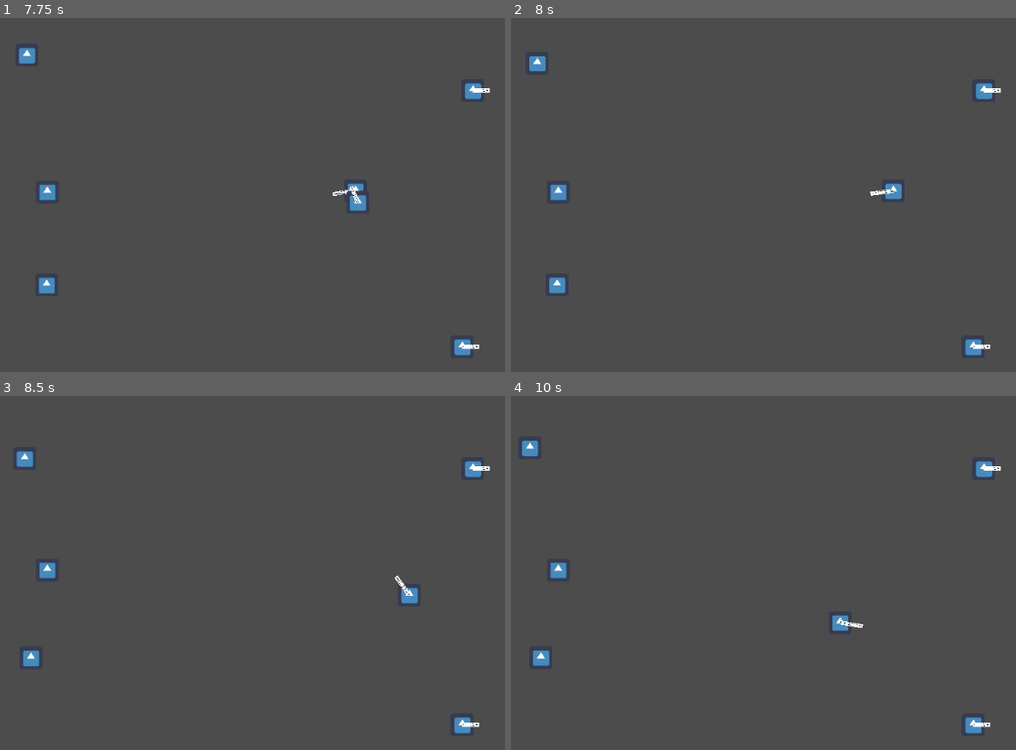
Above: before the commit, frames 1-4 (two rows, left to right).
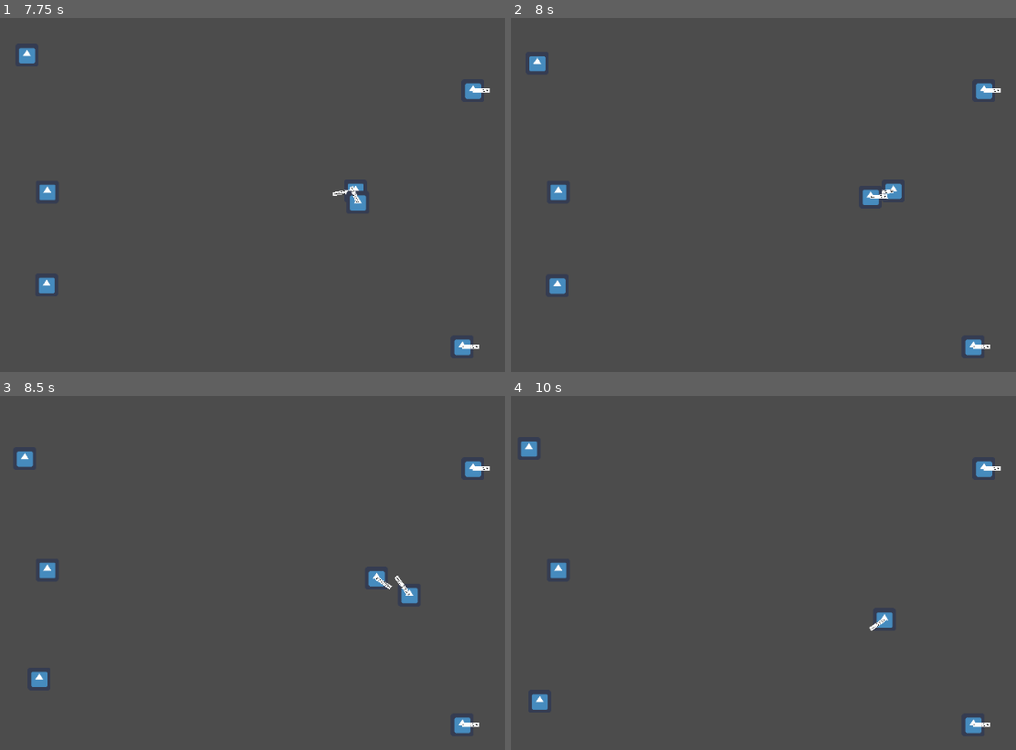
Above: after the commit, the same moments.

Repository: goodguyplayer/GameJam-GWJ54
Game: Godot game, scene res://world/test/EnemyPlayerTest.tscn
Same seed, same stepped clock (60 frames per second), same inputs: the game is played once before the commit and once after it. The project has no main scene, so this scene is started directly. The engine's default icon, where the game draws it, is replaced by a stand-in: a white triangle on a blue panel in a dark square.
Inputs (mouse positions are in pixels of both pictures, inside the frame that each line leads up to):
- Up to frame 1 (7.75 s): move the mouse to (419, 184) at 0.52 s; hold Right (ui_right) 0.53-1.28 s; move the mouse to (111, 226) at 1.27 s; hold Down (ui_down) 1.28-2.03 s; move the mouse to (333, 110) at 2.02 s; hold Right (ui_right) 2.03-2.78 s; move the mouse to (222, 290) at 2.77 s; hold Up (ui_up) 2.78-3.53 s; move the mouse to (479, 269) at 3.52 s; hold Left (ui_left) 3.53-5.03 s; move the mouse to (40, 141) at 4.27 s; move the mouse to (297, 205) at 5.02 s; hold Down (ui_down) 5.03-5.78 s; move the mouse to (151, 99) at 5.77 s; hold Right (ui_right) 5.78-6.53 s; move the mouse to (419, 184) at 6.52 s; hold Up (ui_up) 6.53-7.28 s; move the mouse to (111, 226) at 7.27 s; hold Right (ui_right) from 7.28 s (still down)
- Up to frame 2 (8 s): keep holding Right (ui_right)
- Up to frame 3 (8.5 s): move the mouse to (333, 488) at 8.02 s; release Right (ui_right) at 8.03 s; hold Down (ui_down) from 8.03 s (still down)
- Up to frame 4 (10 s): move the mouse to (733, 668) at 8.77 s; release Down (ui_down) at 8.78 s; hold Left (ui_left) 8.78-9.53 s; move the mouse to (990, 647) at 9.52 s; hold Up (ui_up) from 9.53 s (still down)

Frame 1 is identical in both runs. In frame 2, 0.2% of the frame differs, in the area x 7-75%, y 48-79%; in frame 3, 0.5%; in frame 4, 0.7%, in the area x 1-76%, y 12-89%.

Commit message:
Player & Enemy - Enemy can now only die if it's "Cursed" (Bool flag)

Diff:
--- a/enemy/scripts/EnemyMelee.gd
+++ b/enemy/scripts/EnemyMelee.gd
@@ -12,6 +12,7 @@
 var knockback = Vector2.ZERO
 var velocity = Vector2.ZERO
 var wander_target_range = 4
+var is_cursed = false
 
 
 onready var chase_trigger_box = $ChaseTriggerBox
@@ -85,16 +86,19 @@
 
 
 func _on_EnemyHurtbox_area_entered(area):
-	print(area.name)
 	if "Floor" in area.name:
 		enemy_entered_floor_hole()
 		Globalsignals.emit_signal("enemy_entered_hole")
-	match area.name:
-		"MeleeHitbox":
-			enemy_stats.health -= area.damage
-			print(enemy_stats.health)
-		"BulletHitbox":
-			enemy_stats.health -= area.damage
+	else:
+		match area.hitbox_name:
+			"Melee":
+				if is_cursed:
+					enemy_stats.health -= area.damage
+			"Bullet":
+				if is_cursed:
+					enemy_stats.health -= area.damage
+			"Curse":
+				is_cursed = true
 
 
 func _on_EnemyStats_no_health():
--- a/enemy/scripts/EnemyRanged.gd
+++ b/enemy/scripts/EnemyRanged.gd
@@ -13,6 +13,7 @@
 var velocity = Vector2.ZERO
 var wander_target_range = 4
 var can_attack = true
+var is_cursed = false
 
 var bullet = preload("res://projectiles/bullet/EnemyBullet.tscn")
 
@@ -95,16 +96,19 @@
 
 
 func _on_EnemyHurtbox_area_entered(area):
-	print(area.name)
 	if "Floor" in area.name:
 		enemy_entered_floor_hole()
 		Globalsignals.emit_signal("enemy_entered_hole")
-	match area.name:
-		"MeleeHitbox":
-			enemy_stats.health -= area.damage
-			print(enemy_stats.health)
-		"BulletHitbox":
-			enemy_stats.health -= area.damage
+	else:
+		match area.hitbox_name:
+			"Melee":
+				if is_cursed:
+					enemy_stats.health -= area.damage
+			"Bullet":
+				if is_cursed:
+					enemy_stats.health -= area.damage
+			"Curse":
+				is_cursed = true
 
 
 func _on_EnemyStats_no_health():
--- a/player/MeleeHitbox.gd
+++ b/player/MeleeHitbox.gd
@@ -1,6 +1,6 @@
 extends Area2D
 
-
+export var hitbox_name = "Melee"
 export var damage = 1
 export var knockback_vector = Vector2.ZERO
 
--- a/player/Player.gd
+++ b/player/Player.gd
@@ -26,7 +26,6 @@
 onready var animation_player = $AnimationPlayer
 onready var animation_tree = $AnimationTree
 onready var animation_state = animation_tree.get("parameters/playback")
-onready var weapon_pivot = $WeaponPivot
 onready var timer_can_fire = $TimerCanFire
 onready var timer_can_curse = $TimerCanCurse
 onready var player_stats = $PlayerStats
--- a/player/Player.tscn
+++ b/player/Player.tscn
@@ -62,30 +62,6 @@
 "transitions": PoolRealArray( 1 ),
 "update": 0,
 "values": [ Vector2( -22, -8 ) ]
-}
-tracks/4/type = "value"
-tracks/4/path = NodePath("WeaponPivot:position")
-tracks/4/interp = 1
-tracks/4/loop_wrap = true
-tracks/4/imported = false
-tracks/4/enabled = true
-tracks/4/keys = {
-"times": PoolRealArray( 0 ),
-"transitions": PoolRealArray( 1 ),
-"update": 0,
-"values": [ Vector2( -22, -8 ) ]
-}
-tracks/5/type = "value"
-tracks/5/path = NodePath("CursePivot:position")
-tracks/5/interp = 1
-tracks/5/loop_wrap = true
-tracks/5/imported = false
-tracks/5/enabled = true
-tracks/5/keys = {
-"times": PoolRealArray( 0 ),
-"transitions": PoolRealArray( 1 ),
-"update": 0,
-"values": [ Vector2( 0, 24 ) ]
 }
 
 [sub_resource type="Animation" id=44]
@@ -750,6 +726,17 @@
 parameters/Move/blend_position = Vector2( 0, 0 )
 parameters/Weapon/blend_position = Vector2( 0, 0 )
 
+[node name="RangedCursedAssistant" parent="." instance=ExtResource( 7 )]
+position = Vector2( 0, -8 )
+script = ExtResource( 8 )
+
+[node name="Sprite" parent="RangedCursedAssistant" index="0"]
+position = Vector2( 16, 1.42109e-14 )
+scale = Vector2( 0.2, 0.0639535 )
+
+[node name="End" parent="RangedCursedAssistant/Sprite" index="1"]
+position = Vector2( 80, 0 )
+
 [node name="MeleeHitboxPivot" type="Position2D" parent="."]
 position = Vector2( -22, -8 )
 rotation = 1.5708
@@ -762,14 +749,6 @@
 [node name="CollisionShape2D" parent="MeleeHitboxPivot/MeleeHitbox" index="0"]
 rotation = 1.5708
 shape = SubResource( 82 )
-
-[node name="WeaponPivot" type="Position2D" parent="."]
-position = Vector2( -22, -8 )
-rotation = 1.5708
-
-[node name="CursePivot" type="Position2D" parent="."]
-position = Vector2( 0, 24 )
-rotation = 1.5708
 
 [node name="Hurtbox" parent="." instance=ExtResource( 3 )]
 collision_layer = 8
@@ -789,17 +768,6 @@
 bullet_speed = 1000
 timer_fire_weapon = 0.6
 
-[node name="RangedCursedAssistant" parent="." instance=ExtResource( 7 )]
-position = Vector2( 0, -8 )
-script = ExtResource( 8 )
-
-[node name="Sprite" parent="RangedCursedAssistant" index="0"]
-position = Vector2( 16, 1.42109e-14 )
-scale = Vector2( 0.2, 0.0639535 )
-
-[node name="End" parent="RangedCursedAssistant/Sprite" index="1"]
-position = Vector2( 80, 0 )
-
 [node name="TimerCanFire" type="Timer" parent="."]
 wait_time = 0.5
 
--- a/projectiles/bullet/Curse.tscn
+++ b/projectiles/bullet/Curse.tscn
@@ -3,7 +3,7 @@
 [ext_resource path="res://projectiles/bullet/Bullet.tscn" type="PackedScene" id=1]
 
 [node name="PlayerBullet" instance=ExtResource( 1 )]
-hitbox_name = "Bullet"
+hitbox_name = "Curse"
 
 [node name="Sprite" parent="." index="0"]
 position = Vector2( -4.76837e-07, 4.76837e-07 )
Not shown: 1 places in player/Player.tscn that only renumber resources
